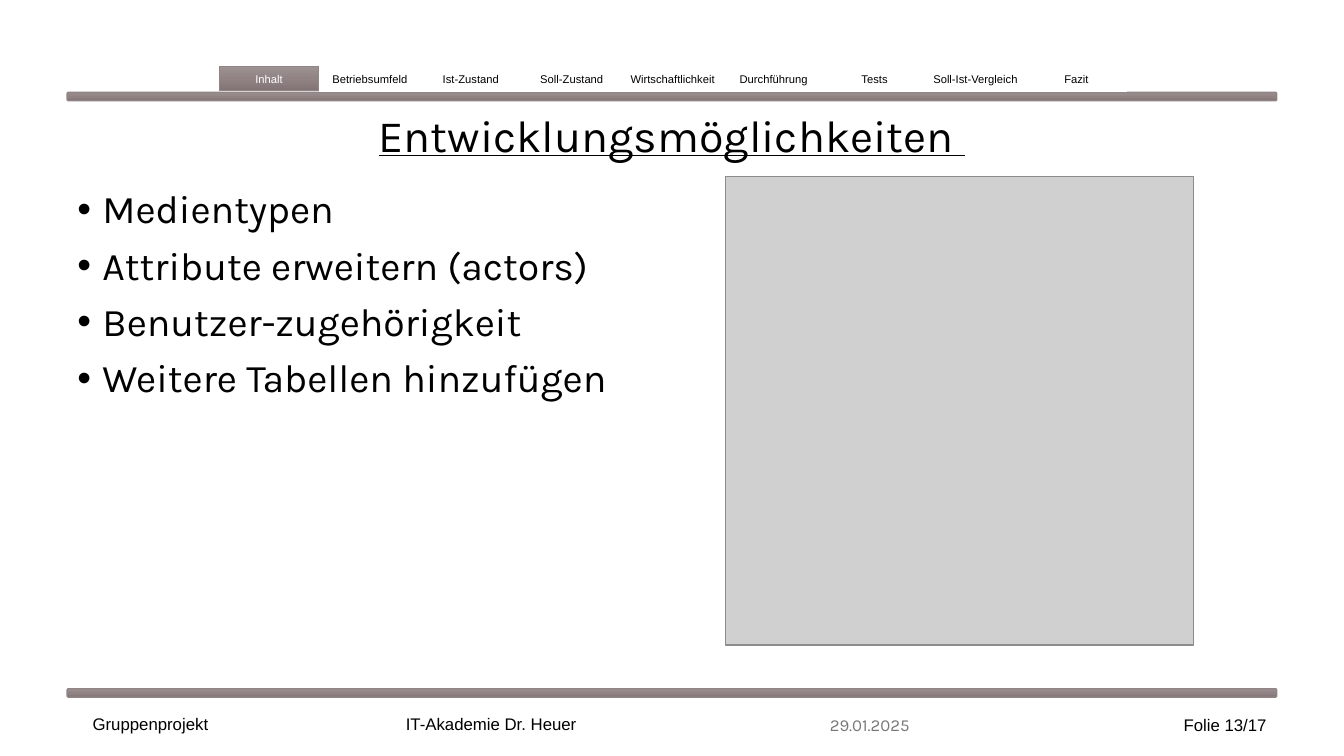
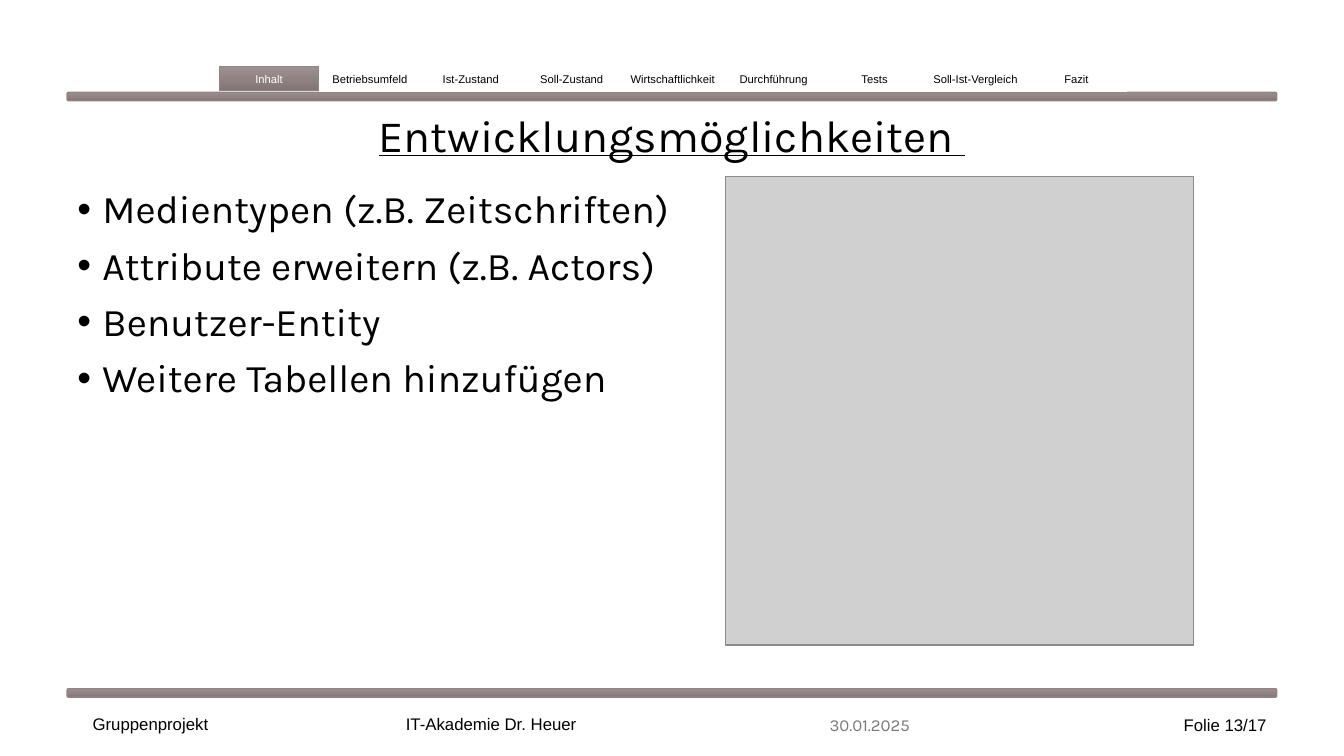
Before and after one commit to EkaterinaShmeleva/MediaManagementSystem, a slide deck: slide 13 of Medienverwaltungsdatenbank Gruppe1.pptx. Drawn at 1344x756 pixels with LibreOffice and Linux fonts; fonts in the diff are those of the drawing; grey boxes stand for pictures. Boxes give left, top, right and bottom in pixels: in the first picture for what was removed or moved away, otherwise in the second. Text is boxed around its words. In the diff, an @@ line names an element or a change of style, - is before the commit and + after.

```diff
--- a/Medienverwaltungsdatenbank Gruppe1.pptx
+++ b/Medienverwaltungsdatenbank Gruppe1.pptx
@@ text at <box>102,194,669,346</box>: text changed @@
-• Medientypen
-• Attribute erweitern (actors)
-• Benutzer-zugehörigkeit
+• Medientypen (z.B. Zeitschriften)
+• Attribute erweitern (z.B. Actors)
+• Benutzer-Entity
@@ text at <box>830,720,910,731</box>: text changed @@
-29.01.2025
+30.01.2025
```
Also in this commit, not shown: 13 other slides changed.
